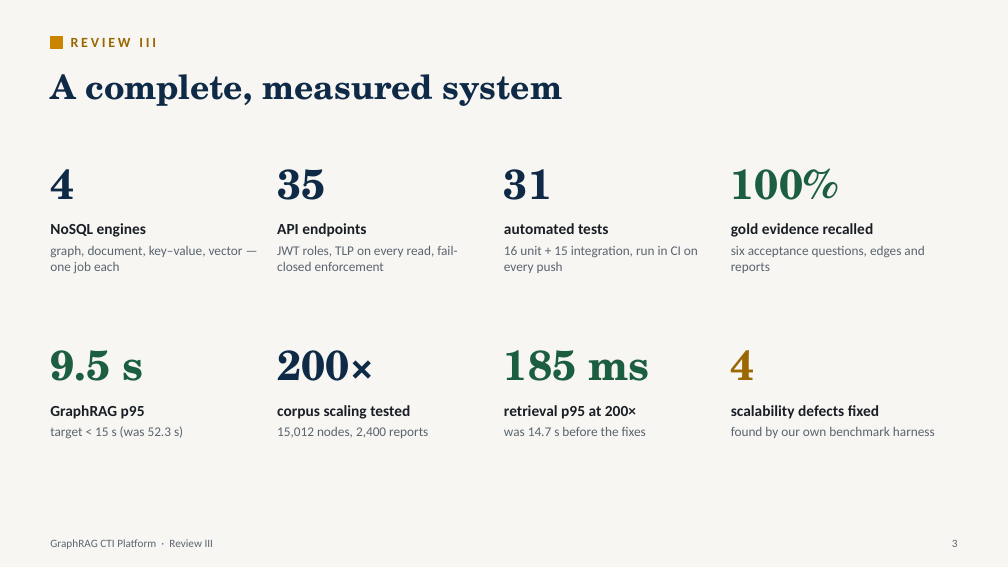
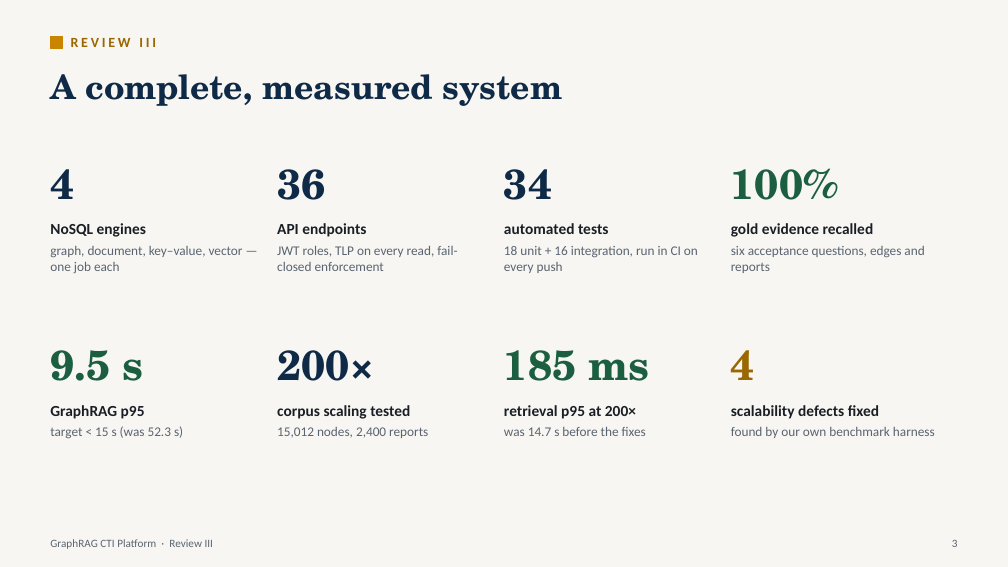
Before and after one commit to Shivansharmaaaa/graphrag, a slide deck: slide 3 of review3/Presentation_GraphRAG_CTI_Platform.pptx. Drawn at 1008x567 pixels with LibreOffice and Linux fonts; fonts in the diff are those of the drawing. Boxes give left, top, right and bottom in pixels: in the first picture for what was removed or moved away, otherwise in the second. Text is boxed around its words. In the diff, an @@ line names an element or a change of style, - is before the commit and + after.

```diff
--- a/review3/Presentation_GraphRAG_CTI_Platform.pptx
+++ b/review3/Presentation_GraphRAG_CTI_Platform.pptx
@@ text at (277, 169, 325, 200): text changed @@
-35
+36
@@ text at (504, 169, 552, 200): text changed @@
-31
+34
@@ text at (504, 246, 698, 273): text changed @@
-16 unit + 15 integration, run in CI on every push
+18 unit + 16 integration, run in CI on every push
```
Also in this commit, not shown: 17 other slides changed, 3 slides added, 24 other files.
